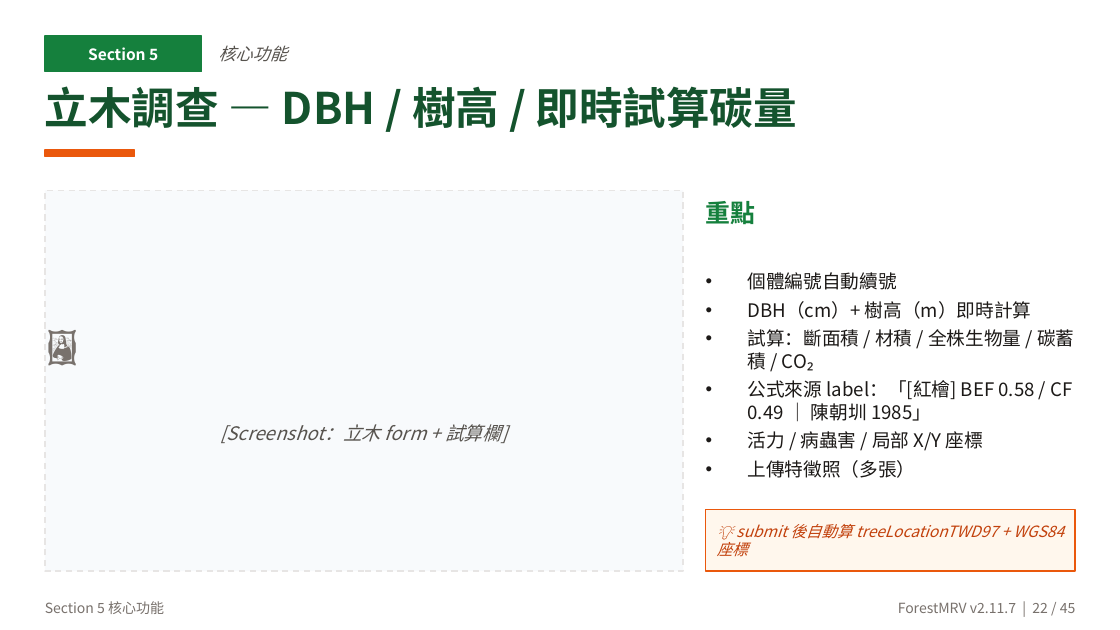
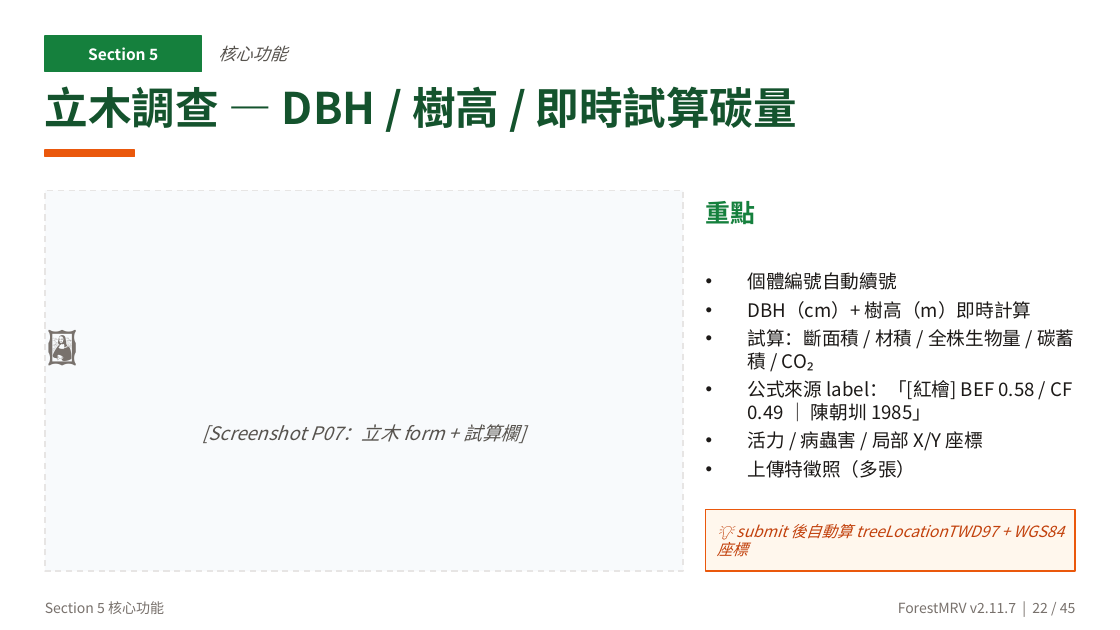
Before and after one commit to cct7366488-collab/2026-forestry-rs, a slide deck: slide 22 of reports/2026-05-mid-demo/01-簡報-ForestMRV系統介紹.pptx. Drawn at 1120x630 pixels with LibreOffice and Linux fonts; fonts in the diff are those of the drawing. Boxes give left, top, right and bottom in pixels: in the first picture for what was removed or moved away, otherwise in the second. Text is boxed around its words. In the diff, an @@ line names an element or a change of style, - is before the commit and + after.

```diff
--- a/reports/2026-05-mid-demo/01-簡報-ForestMRV系統介紹.pptx
+++ b/reports/2026-05-mid-demo/01-簡報-ForestMRV系統介紹.pptx
@@ text at <box>202,424,526,443</box>: text changed @@
-[Screenshot：立木 form + 試算欄]
+[Screenshot P07：立木 form + 試算欄]
```
Also in this commit, not shown: 13 other slides changed, 7 other files.
